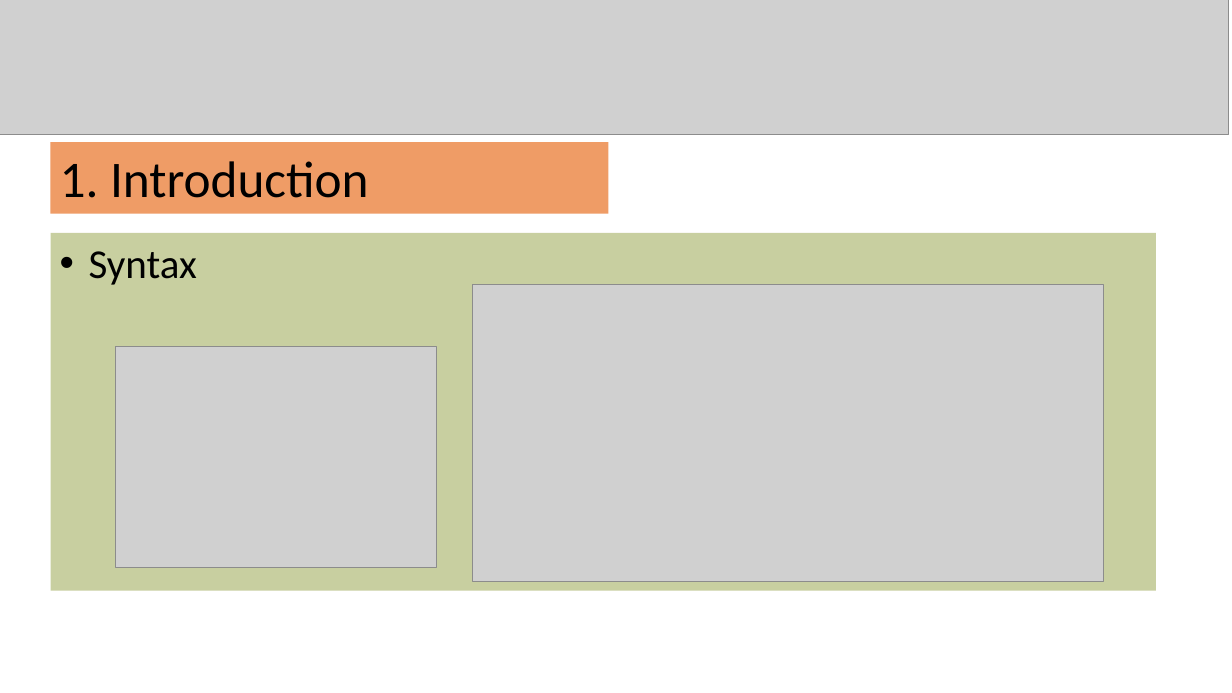
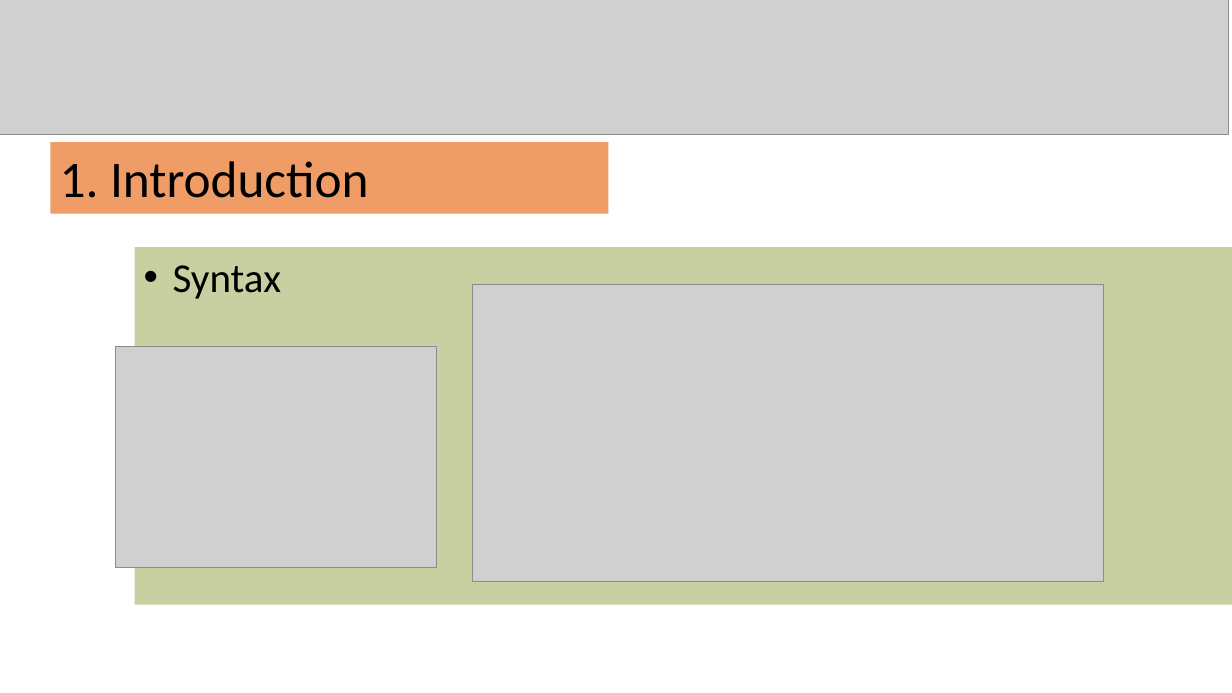
Before and after one commit to DKensin/Mentor, a slide deck: slide 3 of Slide/C/1.Variable.pptx (slide 2 before the commit). Drawn at 1232x693 pixels with LibreOffice and Linux fonts; fonts in the diff are those of the drawing; grey boxes stand for pictures. Boxes give left, top, right and bottom in pixels: in the first picture for what was removed or moved away, otherwise in the second. Text is boxed around its words. In the diff, an @@ line names an element or a change of style, - is before the commit and + after.

Commit message:
Update slide

```diff
--- a/Slide/C/1.Variable.pptx
+++ b/Slide/C/1.Variable.pptx
@@ rectangle "Syntax": place and size @@
-rectangle "Syntax" at (51, 233, 1156, 591)
+rectangle "Syntax" at (135, 247, 1232, 604)
```
Also in this commit, not shown: 2 slides added, 2 other files.
